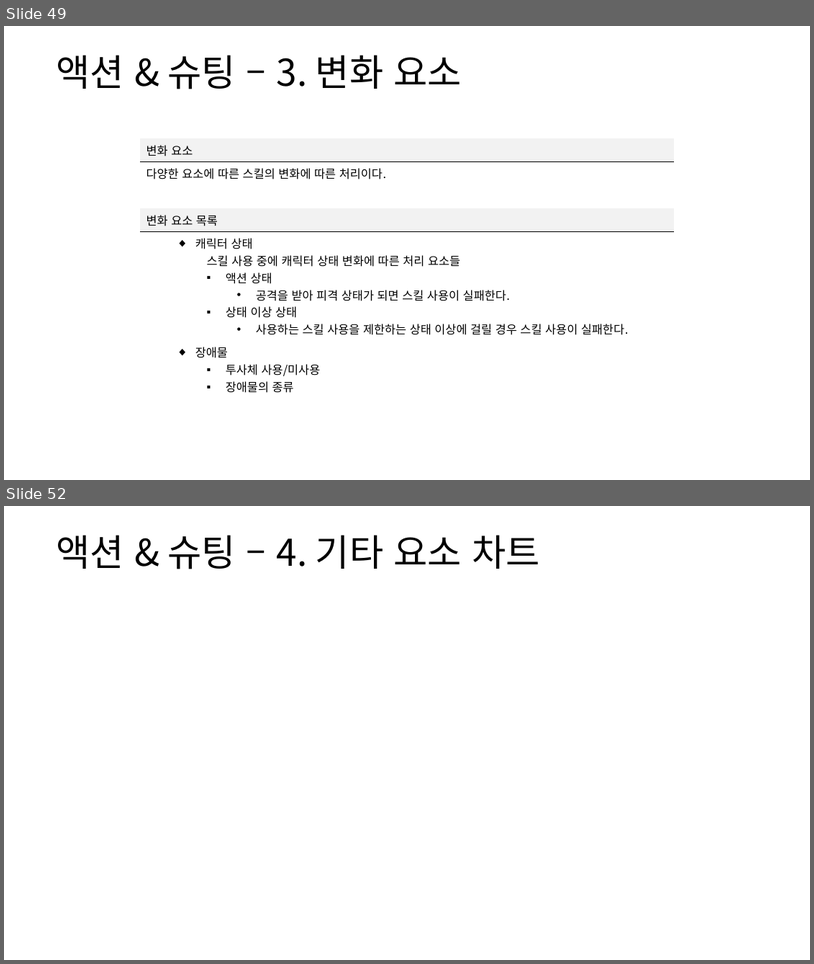
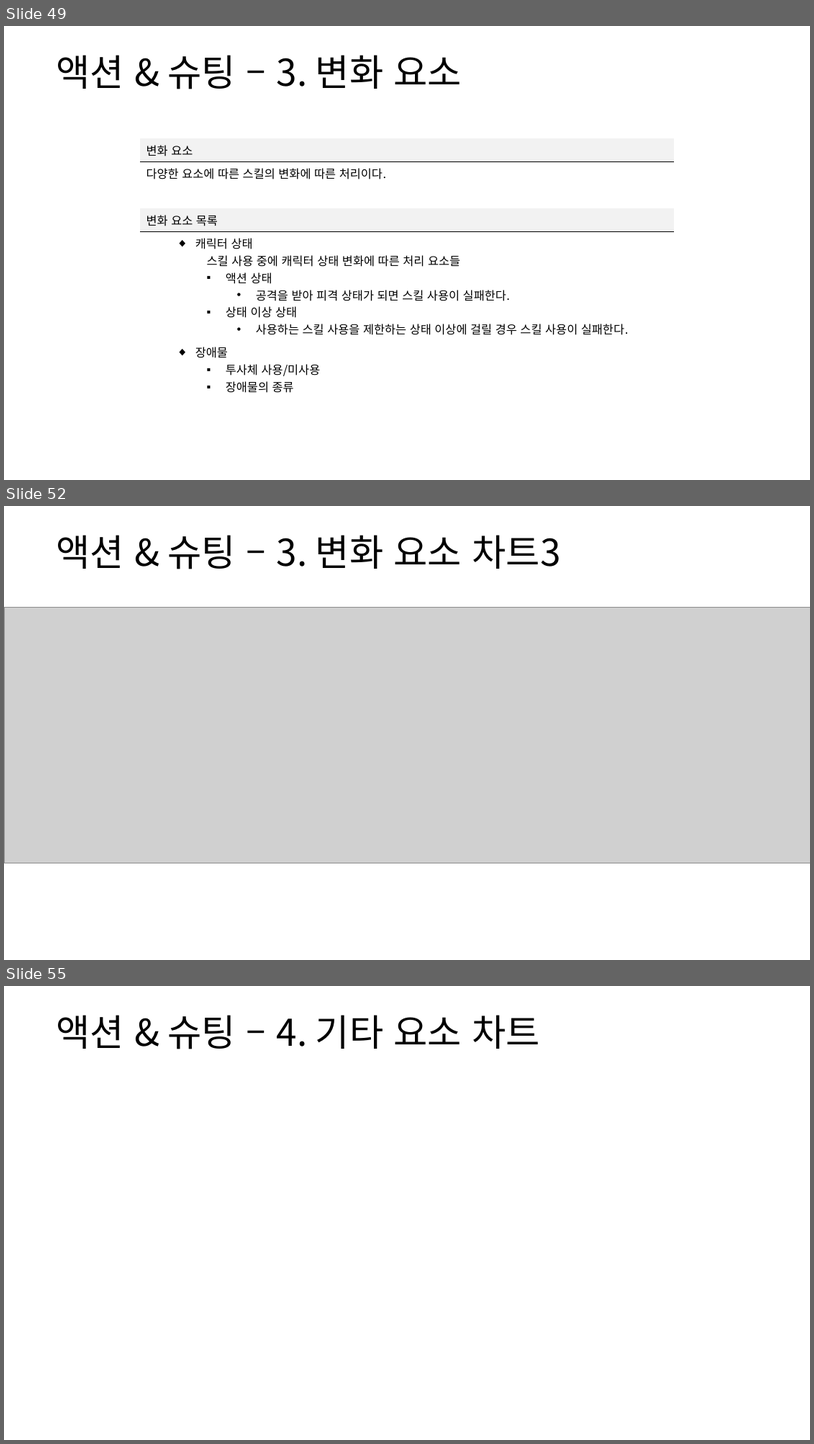
Before and after one commit to yjk0401/unityenginebasic_9th, a slide deck: 기획/방랑엽사전/스킬 시스템 기획서.pptx. Shown one above the other, each under a label of ours: slides 49 and 52 before the commit, slides 49, 52 and 55 after it; the slides between them are not shown. The pictures are 814x964 and 814x1444 pixels, drawn with LibreOffice and Linux fonts; fonts in the diff are those of the drawing; grey boxes stand for pictures. Boxes give left, top, right and bottom in pixels: in the first picture for what was removed or moved away, otherwise in the second. Text is boxed around its words. In the diff, an @@ line names an element or a change of style, - is before the commit and + after.

```diff
--- a/기획/방랑엽사전/스킬 시스템 기획서.pptx
+++ b/기획/방랑엽사전/스킬 시스템 기획서.pptx
@@ slide 52 added at bbox=[4, 506, 810, 960], background #FFFFFF @@
@@ text added at bbox=[56, 535, 561, 569], 44 pt, text #000000 @@
+액션 & 슈팅 – 3. 변화 요소 차트3
@@ picture added at bbox=[4, 607, 810, 863] @@
@@ what was slide 52 is now slide 55 @@
```
Also in this commit, not shown: 3 slides changed, 2 other slides added, 6 other files.
